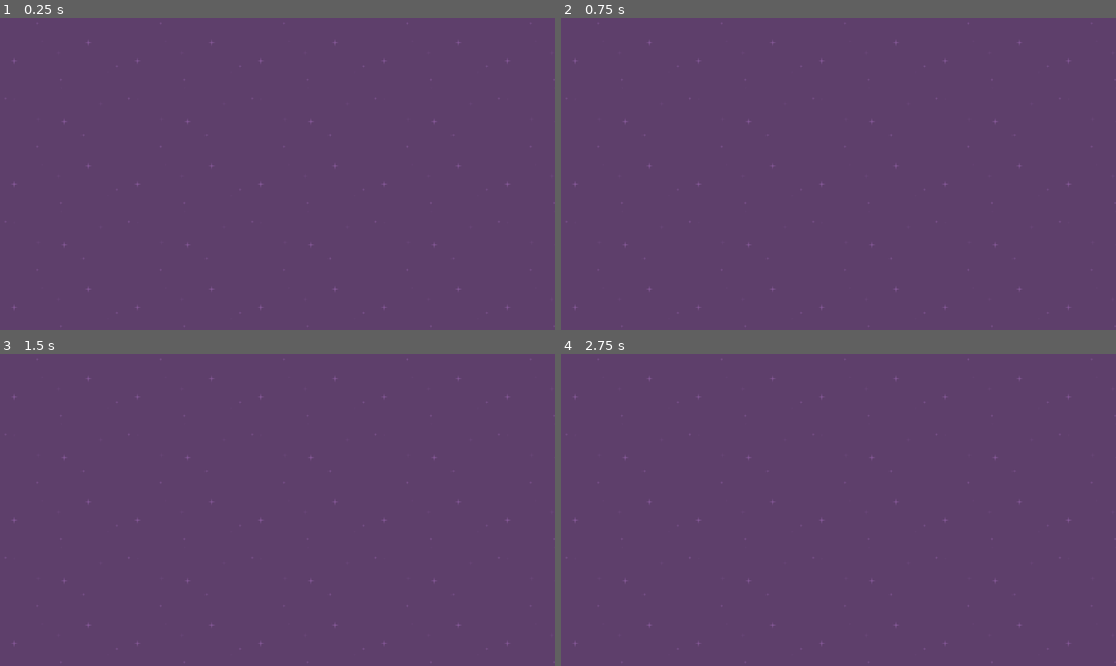
Above: before the commit, frames 1-4 (two rows, left to right).
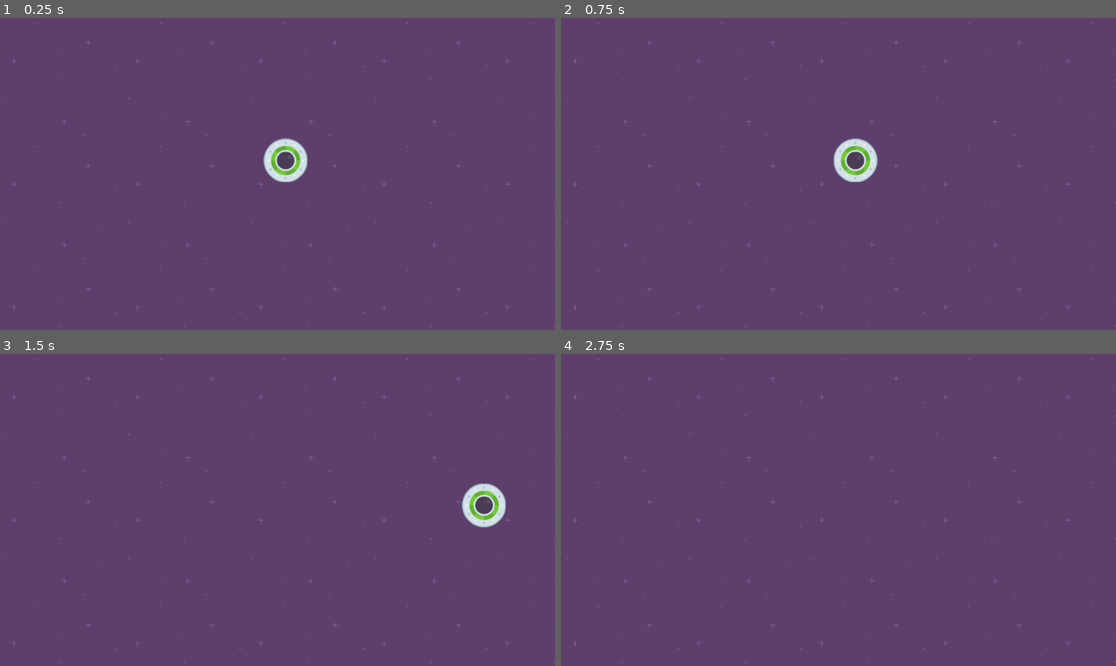
Above: after the commit, the same moments.

Repository: allnato/gd-speedy-saucer
Game: Godot game, scene res://level-1.tscn
Two runs of this game, one before a commit and one after it. Both use one fixed random seed, a clock stepped at 60 frames per second and the inputs below.
Inputs:
- Up to frame 1 (0.25 s): no input
- Up to frame 2 (0.75 s): tap Enter at 0.5 s; hold Right (move_right, bound only after the commit) from 0.53 s (still down)
- Up to frame 3 (1.5 s): release Right (move_right, bound only after the commit) at 1.28 s; hold Down (move_down, bound only after the commit) from 1.28 s (still down)
- Up to frame 4 (2.75 s): release Down (move_down, bound only after the commit) at 2.03 s; hold Right (move_right, bound only after the commit) from 2.03 s (still down)

The runs differ from the first frame. In frame 1, 0.8% of the frame differs, in the area x 47-56%, y 38-53%; in frame 2, 0.8%; in frame 3, 0.8%; in frame 4, nothing differs.

Commit message:
Add player movement

Diff:
--- a/level-1.tscn
+++ b/level-1.tscn
@@ -1,11 +1,18 @@
-[gd_scene load_steps=2 format=3 uid="uid://cmk6g2qgmg3ba"]
+[gd_scene load_steps=4 format=3 uid="uid://cmk6g2qgmg3ba"]
 
+[ext_resource type="Script" path="res://level_1.gd" id="1_cmj5i"]
 [ext_resource type="Texture2D" uid="uid://kxfe7gnx3qa0" path="res://assets/purple.png" id="1_t64ex"]
+[ext_resource type="PackedScene" uid="uid://c0lk2ih88wmej" path="res://player.tscn" id="2_b4wsx"]
 
 [node name="Level 1" type="Node2D"]
+script = ExtResource("1_cmj5i")
 
 [node name="Background" type="TextureRect" parent="."]
 offset_right = 1152.0
 offset_bottom = 648.0
 texture = ExtResource("1_t64ex")
 stretch_mode = 1
+metadata/_edit_lock_ = true
+
+[node name="Player" parent="." instance=ExtResource("2_b4wsx")]
+position = Vector2(593, 296)
--- /dev/null
+++ b/level_1.gd
@@ -0,0 +1,11 @@
+extends Node2D
+
+
+# Called when the node enters the scene tree for the first time.
+func _ready() -> void:
+	pass # Replace with function body.
+
+
+# Called every frame. 'delta' is the elapsed time since the previous frame.
+func _process(delta: float) -> void:
+	pass
--- /dev/null
+++ b/player.gd
@@ -0,0 +1,22 @@
+extends RigidBody2D
+
+const MOVE_FORCE: int = 1000
+
+var right: bool = true
+# Called when the node enters the scene tree for the first time.
+func _ready() -> void:
+	gravity_scale = 0
+
+func _physics_process(_delta: float) -> void:
+
+	if Input.is_action_pressed("move_right"):
+		apply_force(Vector2.RIGHT * MOVE_FORCE)
+
+	if Input.is_action_pressed("move_left"):
+		apply_force(Vector2.LEFT * MOVE_FORCE)
+
+	if Input.is_action_pressed("move_up"):
+		apply_force(Vector2.UP * MOVE_FORCE)
+
+	if Input.is_action_pressed("move_down"):
+		apply_force(Vector2.DOWN * MOVE_FORCE)
--- a/player.tscn
+++ b/player.tscn
@@ -1,11 +1,13 @@
-[gd_scene load_steps=3 format=3 uid="uid://c0lk2ih88wmej"]
+[gd_scene load_steps=4 format=3 uid="uid://c0lk2ih88wmej"]
 
 [ext_resource type="Texture2D" uid="uid://bjsusl0axupq3" path="res://assets/ufoGreen.png" id="1_vjc5q"]
+[ext_resource type="Script" path="res://player.gd" id="1_yna3m"]
 
 [sub_resource type="CircleShape2D" id="CircleShape2D_2clrw"]
 radius = 46.1736
 
 [node name="Player" type="RigidBody2D"]
+script = ExtResource("1_yna3m")
 metadata/_edit_group_ = true
 
 [node name="Sprite2D" type="Sprite2D" parent="."]
--- a/project.godot
+++ b/project.godot
@@ -14,3 +14,30 @@
 run/main_scene="res://level-1.tscn"
 config/features=PackedStringArray("4.3", "Forward Plus")
 config/icon="res://icon.svg"
+
+[input]
+
+move_right={
+"deadzone": 0.5,
+"events": [Object(InputEventKey,"resource_local_to_scene":false,"resource_name":"","device":0,"window_id":0,"alt_pressed":false,"shift_pressed":false,"ctrl_pressed":false,"meta_pressed":false,"pressed":false,"keycode":0,"physical_keycode":4194321,"key_label":0,"unicode":0,"location":0,"echo":false,"script":null)
+, Object(InputEventKey,"resource_local_to_scene":false,"resource_name":"","device":0,"window_id":0,"alt_pressed":false,"shift_pressed":false,"ctrl_pressed":false,"meta_pressed":false,"pressed":false,"keycode":0,"physical_keycode":68,"key_label":0,"unicode":0,"location":0,"echo":false,"script":null)
+]
+}
+move_left={
+"deadzone": 0.5,
+"events": [Object(InputEventKey,"resource_local_to_scene":false,"resource_name":"","device":0,"window_id":0,"alt_pressed":false,"shift_pressed":false,"ctrl_pressed":false,"meta_pressed":false,"pressed":false,"keycode":0,"physical_keycode":65,"key_label":0,"unicode":0,"location":0,"echo":false,"script":null)
+, Object(InputEventKey,"resource_local_to_scene":false,"resource_name":"","device":-1,"window_id":0,"alt_pressed":false,"shift_pressed":false,"ctrl_pressed":false,"meta_pressed":false,"pressed":false,"keycode":0,"physical_keycode":4194319,"key_label":0,"unicode":0,"location":0,"echo":false,"script":null)
+]
+}
+move_up={
+"deadzone": 0.5,
+"events": [Object(InputEventKey,"resource_local_to_scene":false,"resource_name":"","device":-1,"window_id":0,"alt_pressed":false,"shift_pressed":false,"ctrl_pressed":false,"meta_pressed":false,"pressed":false,"keycode":0,"physical_keycode":4194320,"key_label":0,"unicode":0,"location":0,"echo":false,"script":null)
+, Object(InputEventKey,"resource_local_to_scene":false,"resource_name":"","device":-1,"window_id":0,"alt_pressed":false,"shift_pressed":false,"ctrl_pressed":false,"meta_pressed":false,"pressed":false,"keycode":0,"physical_keycode":87,"key_label":0,"unicode":119,"location":0,"echo":false,"script":null)
+]
+}
+move_down={
+"deadzone": 0.5,
+"events": [Object(InputEventKey,"resource_local_to_scene":false,"resource_name":"","device":-1,"window_id":0,"alt_pressed":false,"shift_pressed":false,"ctrl_pressed":false,"meta_pressed":false,"pressed":false,"keycode":0,"physical_keycode":4194322,"key_label":0,"unicode":0,"location":0,"echo":false,"script":null)
+, Object(InputEventKey,"resource_local_to_scene":false,"resource_name":"","device":-1,"window_id":0,"alt_pressed":false,"shift_pressed":false,"ctrl_pressed":false,"meta_pressed":false,"pressed":false,"keycode":0,"physical_keycode":83,"key_label":0,"unicode":115,"location":0,"echo":false,"script":null)
+]
+}
